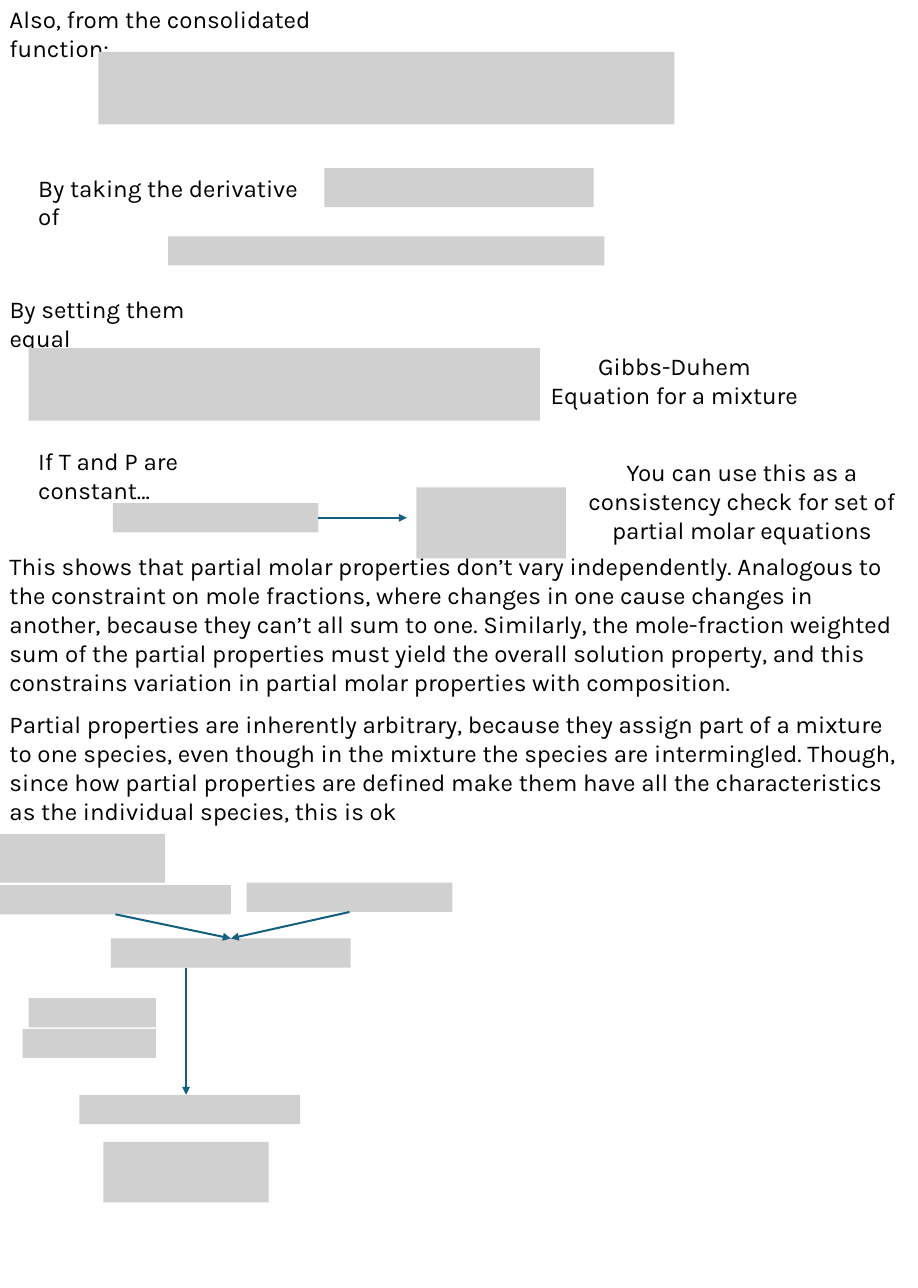
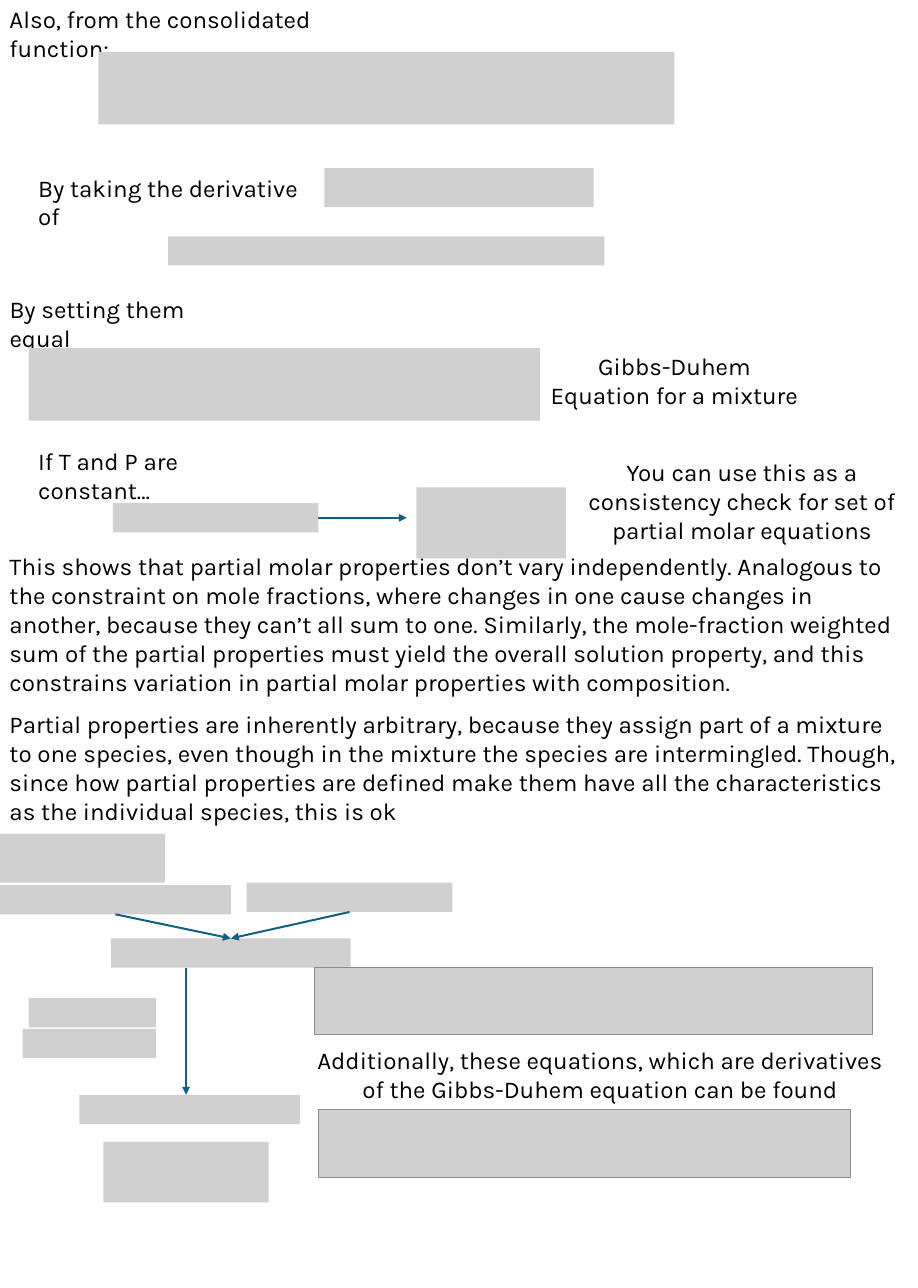
Before and after one commit to 1980s-Space-Guy/Fall24Classes, a slide deck: slide 16 of ThermodynamicsII.pptx. Drawn at 918x1288 pixels with LibreOffice and Linux fonts; fonts in the diff are those of the drawing; grey boxes stand for pictures. Boxes give left, top, right and bottom in pixels: in the first picture for what was removed or moved away, otherwise in the second. Text is boxed around its words. In the diff, an @@ line names an element or a change of style, - is before the commit and + after.

```diff
--- a/ThermodynamicsII.pptx
+++ b/ThermodynamicsII.pptx
@@ picture added at (x1=315, y1=968, x2=873, y2=1036) @@
@@ text added at (x1=317, y1=1052, x2=883, y2=1103), 18 pt, text #000000 @@
+Additionally, these equations, which are derivatives of the Gibbs-Duhem equation can be found
@@ picture added at (x1=319, y1=1109, x2=851, y2=1178) @@
```
Also in this commit, not shown: 4 other slides changed, 3 slides added, 1 slide removed, 4 other files.
